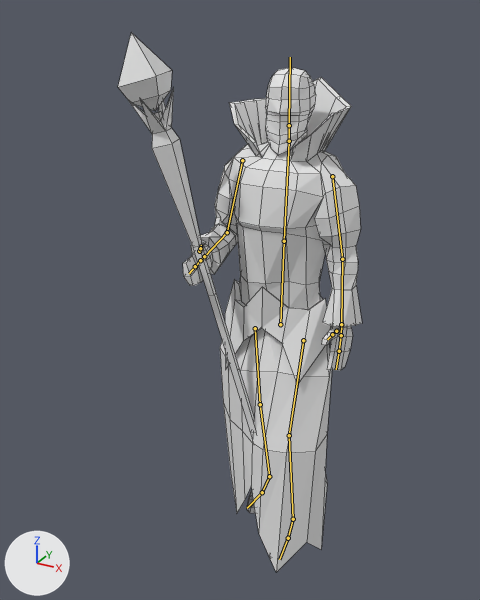
Renders of the Blender file Assets/Objects/Characters/Earth Mage/earth_mage.blend from each side of a commit.
One viewpoint serves both versions: a 50 mm lens placed at (3.97, -8.39, 8.34), pointed at (-0.36, -0.53, 4.41). Arrows for +X, +Y and +Z are at lower left; the lights stay in place. Both versions are drawn at frame 2500 of the action 'Walk_blocking'; the numbers are the values there. The bones that bend it are drawn over the model as lines. Mesh edges are drawn as thin lines.

The first picture shows 'earth mage mesh', 'staff'.
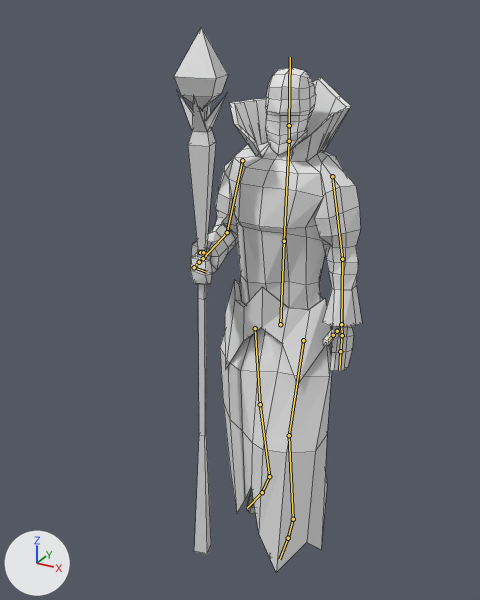
Location of each change, [x1, y1, x2, y2] in pixels of the pictures (480 x 600 px):
'earth mage mesh', posed: before [183, 67, 362, 572]; after [190, 67, 362, 572]
'staff', posed: before [118, 33, 256, 439]; after [174, 27, 228, 554]
bone 'Hand.L', root to tip: before (341, 324) to (341, 335); after (341, 324) to (342, 335)
bone 'Lower Arm.R', root to tip: before (227, 232) to (204, 256); after (227, 232) to (203, 258)
bone 'Hand.R', root to tip: before (204, 256) to (200, 260); after (203, 258) to (199, 262)
bone 'Thumb01.R', root to tip: before (199, 251) to (200, 248); after (200, 252) to (203, 252)
bone 'Hand.R.002', root to tip: before (195, 266) to (189, 273); after (194, 267) to (206, 272)

The edits, one by one:
Bone 'Hand.L' (bone_hand_l) turns from (4, 0, 2) to (0, 0, 0) degrees about its own x, y and z.
Bone 'Lower Arm.R' (bone_lower_arm_r) turns from (-61, 24, 46) to (-55, 15, 59) degrees about its own x, y and z.
Bone 'Hand.R' (bone_hand_r) turns from (0, 0, 0) to (-4, -1, 5) degrees about its own x, y and z.
Bone 'Thumb01.R' (bone_thumb01_r) turns from (28, -24, 7) to (105, -60, -64) degrees about its own x, y and z.
Bone 'Hand.R.002' (bone_hand_r_002) turns from (0, 0, 0) to (-1, -1, -62) degrees about its own x, y and z.
